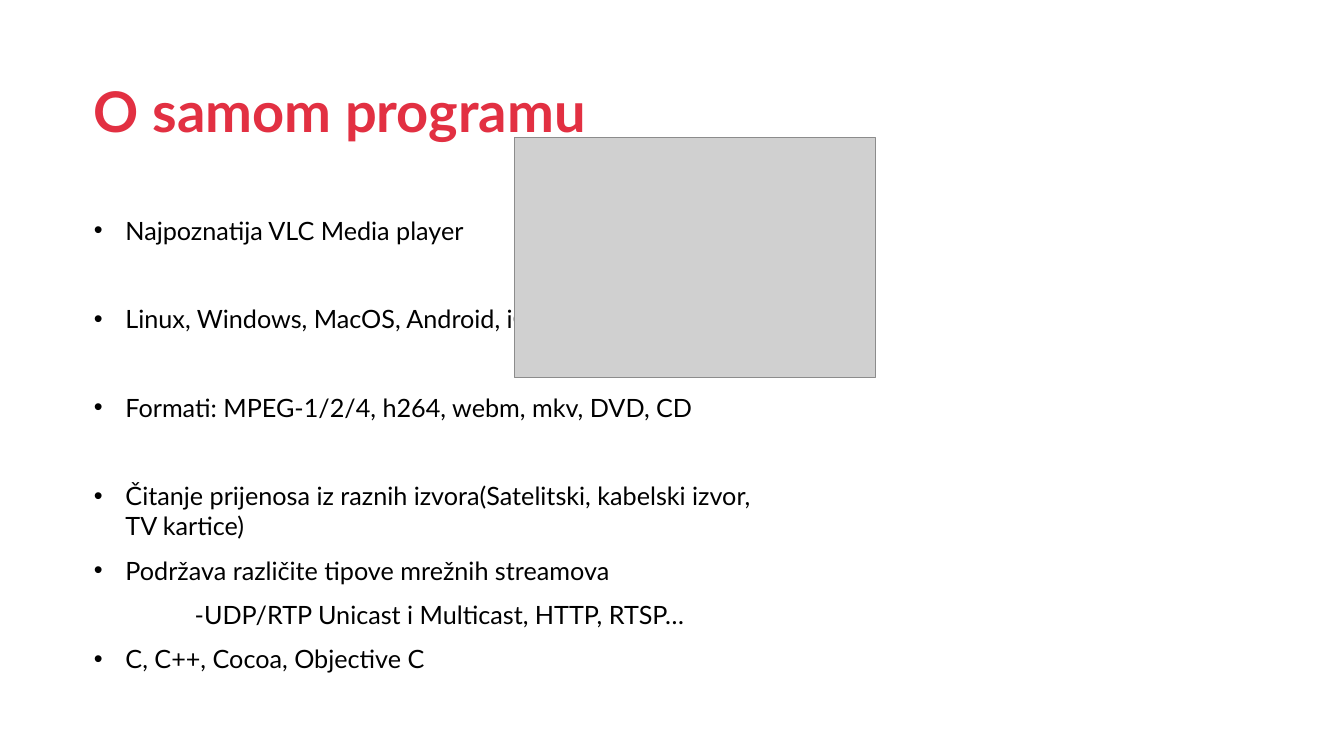
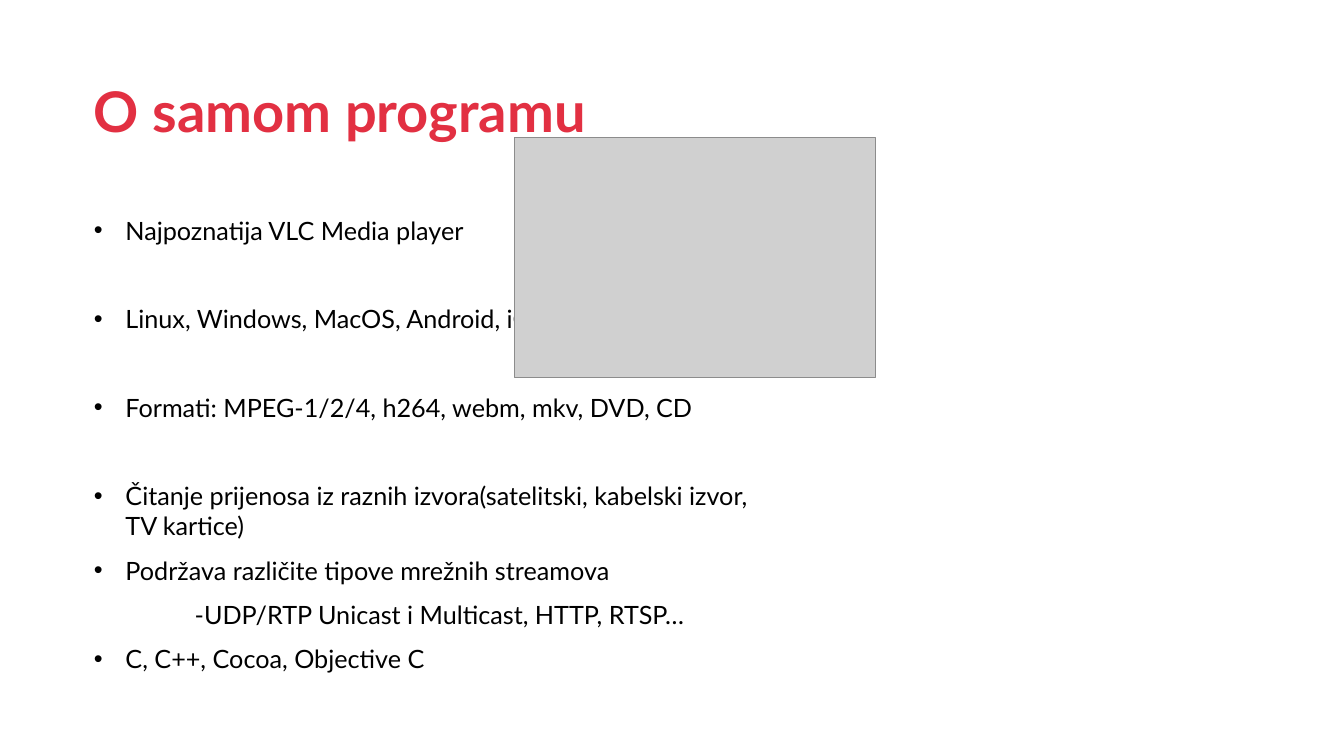
Before and after one commit to CvetkovskiIvor/ProgramskoInzenjerstvoSeminar, a slide deck: slide 31 of Open Source Prezentacija.pptx. Drawn at 1344x756 pixels with LibreOffice and Linux fonts; fonts in the diff are those of the drawing; grey boxes stand for pictures; background and template pictures are left out. Boxes give left, top, right and bottom in pixels: in the first picture for what was removed or moved away, otherwise in the second. Text is boxed around its words. In the diff, an @@ line names an element or a change of style, - is before the commit and + after.

```diff
--- a/Open Source Prezentacija.pptx
+++ b/Open Source Prezentacija.pptx
@@ text at [125,484,747,539]: text changed @@
-• Čitanje prijenosa iz raznih izvora(Satelitski, kabelski izvor, TV kartice)
+• Čitanje prijenosa iz raznih izvora(satelitski, kabelski izvor, TV kartice)
```
Also in this commit, not shown: 24 other slides changed, 1 slide removed.
